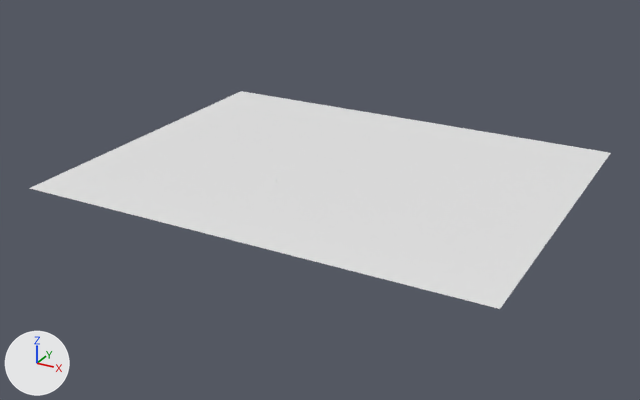
One commit to the COLLADA model track/track.dae: the scene before it, then after it.
Both versions are drawn from a 50 mm camera at (156.0, -247.0, 123.0) aimed at (9.0, 21.0, -11.0). The axes (+X, +Y, +Z) are drawn at lower left. The lights are the same throughout. Materials are left out; every surface is plain grey. Where no turn or scale is listed for an object, it has been applied to the vertices.

Objects in the first picture: 'image_0'.
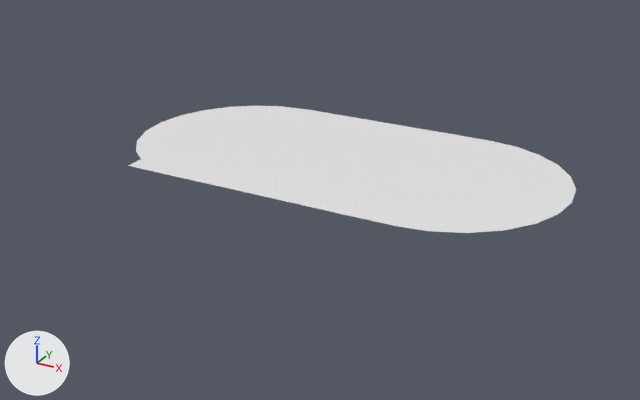
What differs and where, as boxes [x1, y1, x2, y2] in the pictures (640 x 400 px):
'image_0', deleted: before [30, 91, 610, 309]
'SketchUp', now drawn: after [128, 106, 576, 233]

The change in detail:
Mesh me_sketchup is new.
It has 605 vertices, 1168 faces and spans x -80.0..98.0, y -7.0..86.0, z 0.0.
Object 'SketchUp' (ob_sketchup) now shows me_sketchup instead of nothing.
Object 'image_0' (ob_image_0) is deleted.
